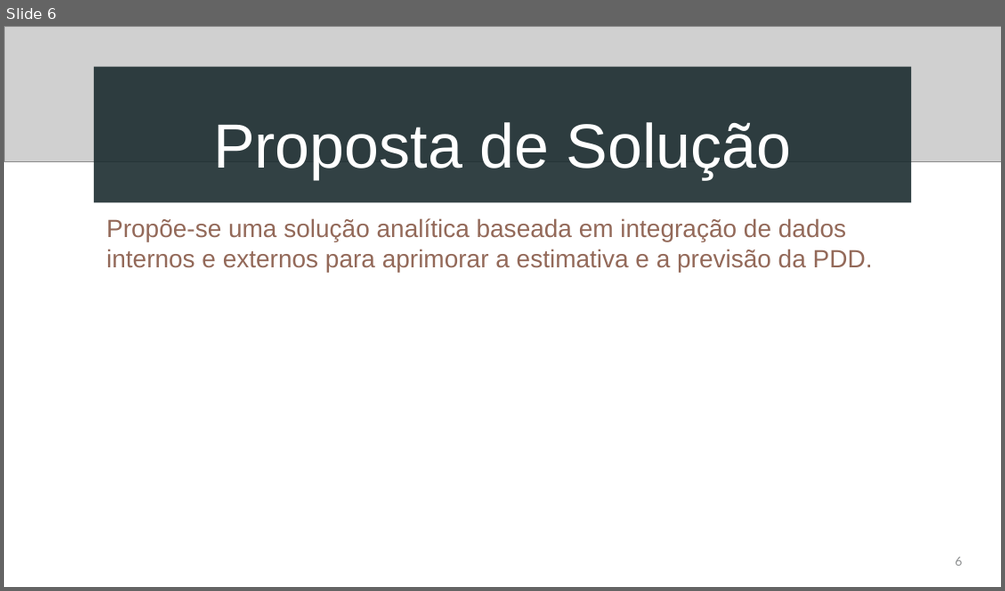
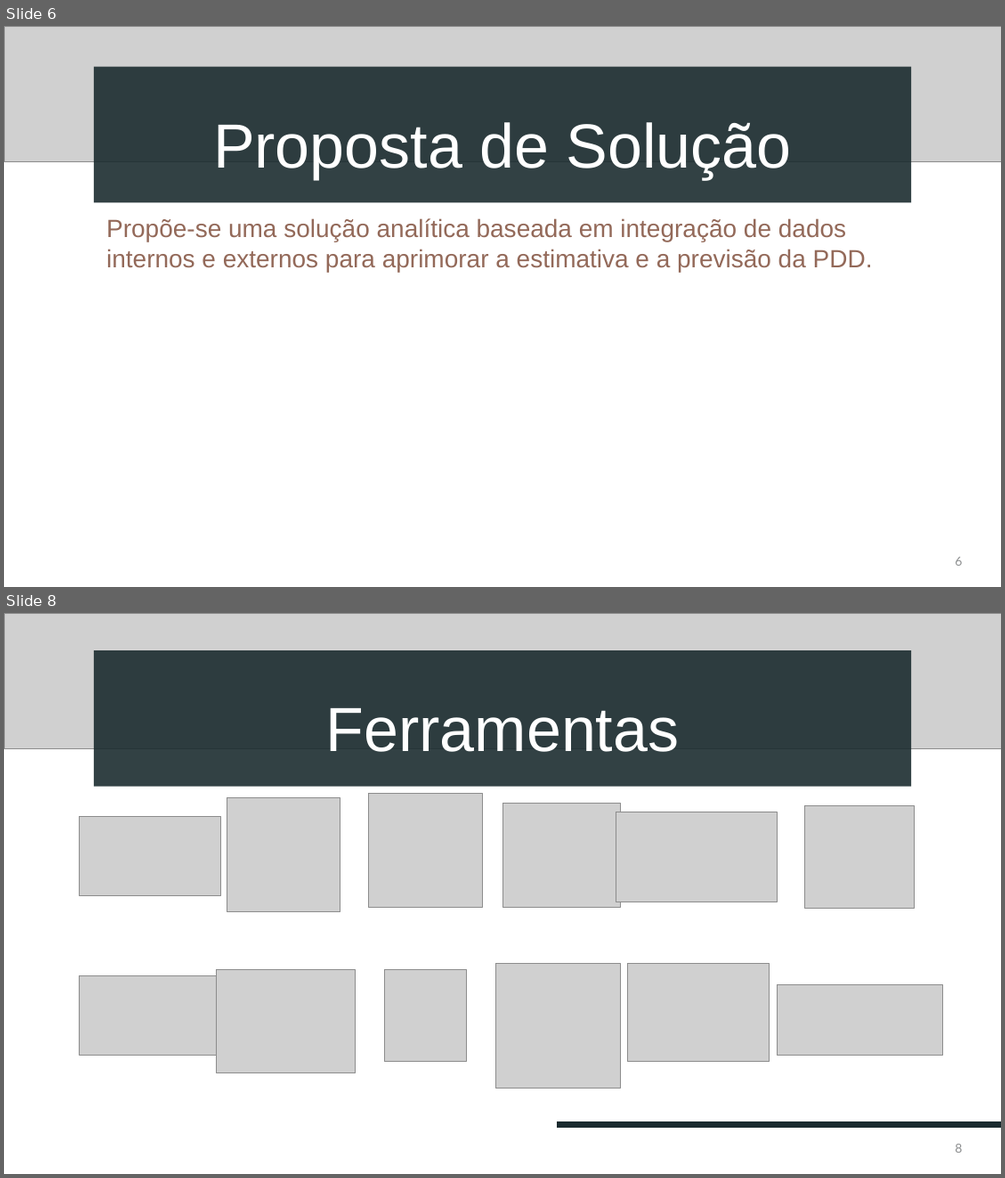
Before and after one commit to devbiadlima/pdd-analytics-etl, a slide deck: apresentacao/Apresentação.pptx. Shown one above the other, each under a label of ours: slide 6 before the commit, slides 6 and 8 after it; the slides between them are not shown. The pictures are 1005x591 and 1005x1178 pixels, drawn with LibreOffice and Linux fonts; fonts in the diff are those of the drawing; grey boxes stand for pictures. Boxes give left, top, right and bottom in pixels: in the first picture for what was removed or moved away, otherwise in the second. Text is boxed around its words. In the diff, an @@ line names an element or a change of style, - is before the commit and + after.

```diff
--- a/apresentacao/Apresentação.pptx
+++ b/apresentacao/Apresentação.pptx
@@ slide 8 added at (x1=4, y1=613, x2=1001, y2=1174), background #FFFFFF @@
@@ picture added at (x1=4, y1=613, x2=1001, y2=749) @@
@@ title added at (x1=94, y1=650, x2=911, y2=787), fill #192A2E at 89% opacity, 60 pt, text #FFFFFF @@
+Ferramentas
@@ picture added at (x1=226, y1=798, x2=340, y2=911) @@
@@ picture added at (x1=369, y1=793, x2=483, y2=907) @@
@@ picture added at (x1=80, y1=817, x2=221, y2=896) @@
@@ picture added at (x1=502, y1=803, x2=620, y2=908) @@
@@ picture added at (x1=616, y1=811, x2=777, y2=901) @@
@@ picture added at (x1=805, y1=805, x2=914, y2=908) @@
@@ picture added at (x1=79, y1=976, x2=229, y2=1055) @@
@@ picture added at (x1=217, y1=969, x2=355, y2=1073) @@
@@ picture added at (x1=384, y1=969, x2=466, y2=1061) @@
@@ picture added at (x1=495, y1=963, x2=620, y2=1088) @@
@@ picture added at (x1=628, y1=963, x2=769, y2=1061) @@
@@ picture added at (x1=777, y1=985, x2=942, y2=1055) @@
@@ line added from (558, 1125) to (1001, 1125), #192A2E 6 pt @@
@@ page number added at (x1=955, y1=1143, x2=962, y2=1152), 12 pt, text #8C8E8F @@
+8
```
Also in this commit, not shown: 2 slides changed, 16 other slides added, 4 slides removed, 1 other file.
